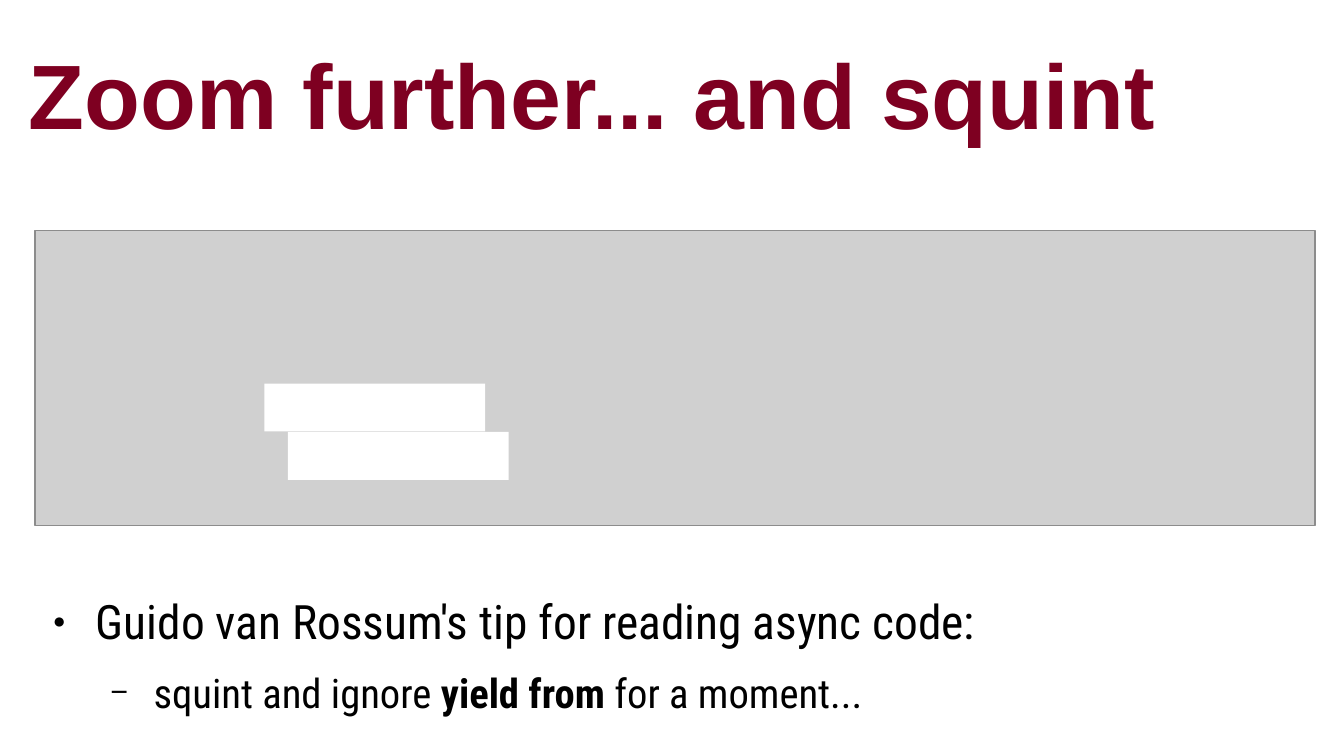
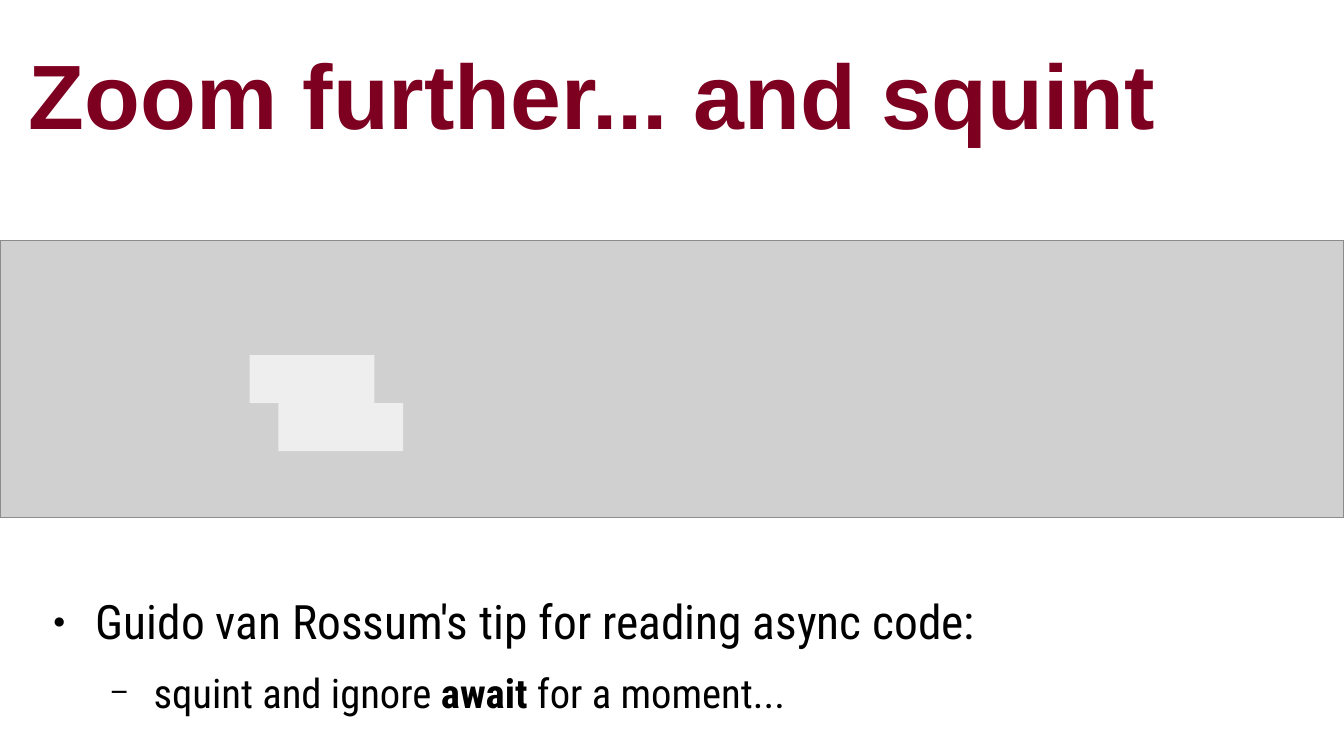
Before and after one commit to ramalho/platespinning, a slide deck: slide 32 of plate-spinning-oscon-eu.odp (slide 35 before the commit). Drawn at 1344x756 pixels with LibreOffice and Linux fonts; fonts in the diff are those of the drawing; grey boxes stand for pictures. Boxes give left, top, right and bottom in pixels: in the first picture for what was removed or moved away, otherwise in the second. Text is boxed around its words. In the diff, an @@ line names an element or a change of style, - is before the commit and + after.

```diff
--- a/plate-spinning-oscon-eu.odp
+++ b/plate-spinning-oscon-eu.odp
@@ picture: place and size @@
-picture at [35,231,1316,526]
+picture at [0,240,1344,518]
@@ rectangle added at [250,355,374,402], fill #EEEEEE @@
@@ rectangle: place and size @@
-rectangle at [265,384,485,432]
+rectangle at [278,404,402,451]
@@ rectangle at [278,404,402,451]: fill #FFFFFF to #EEEEEE @@
@@ rectangle removed at [288,432,509,479] @@
@@ text at [154,677,785,717]: text changed @@
-  − squint and ignore yield from for a moment...
+  − squint and ignore await for a moment...
```
Also in this commit, not shown: 29 other slides changed, 1 slide added, 4 slides removed, 13 other files.
